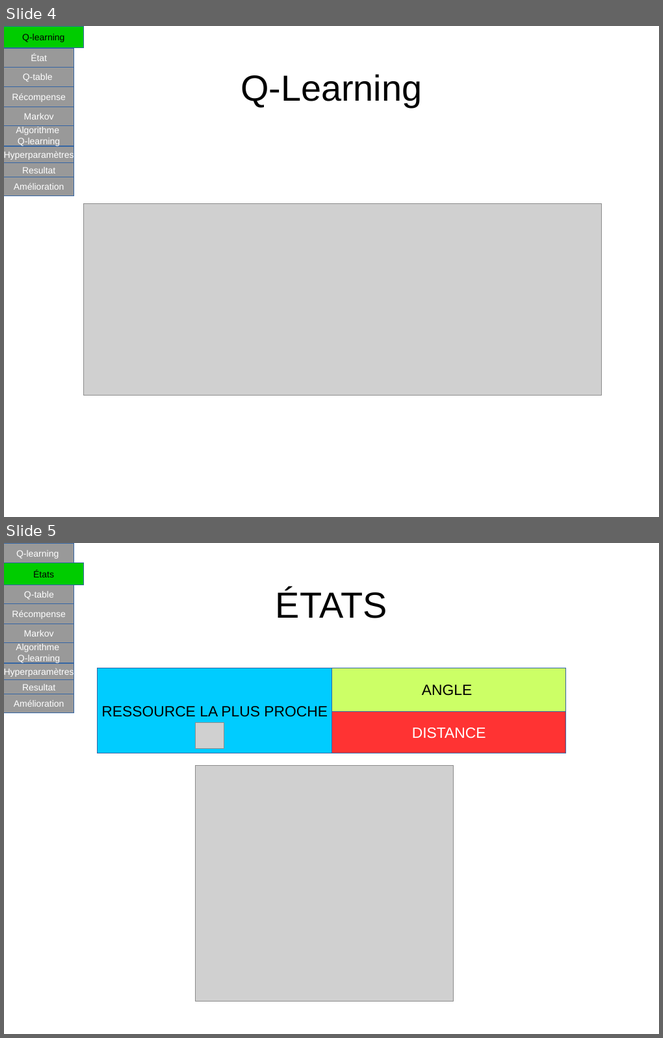
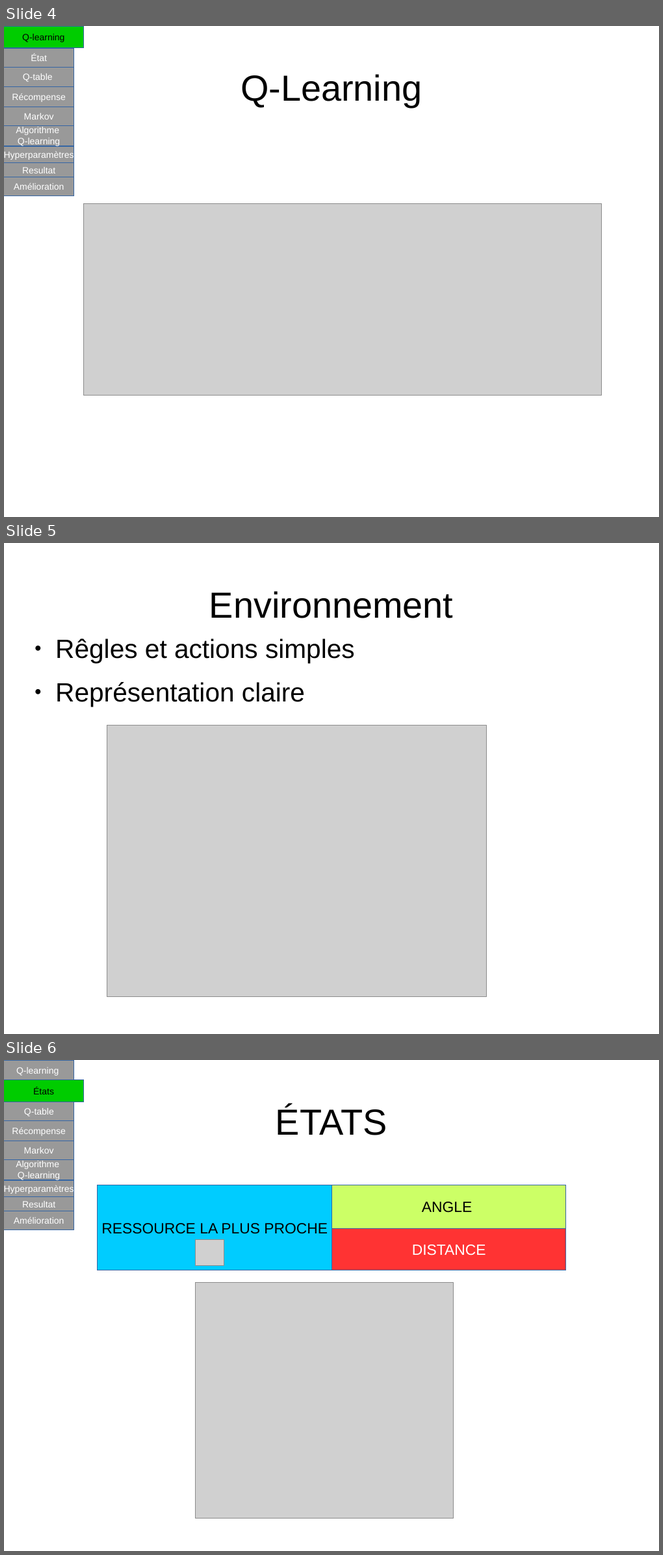
Before and after one commit to pfpimenta/projet_majeure, a slide deck: Presentation.odp. Shown one above the other, each under a label of ours: slides 4 and 5 before the commit, slides 4, 5 and 6 after it. The pictures are 663x1038 and 663x1555 pixels, drawn with LibreOffice and Linux fonts; fonts in the diff are those of the drawing; grey boxes stand for pictures. Boxes give left, top, right and bottom in pixels: in the first picture for what was removed or moved away, otherwise in the second. Text is boxed around its words. In the diff, an @@ line names an element or a change of style, - is before the commit and + after.

```diff
--- a/Presentation.odp
+++ b/Presentation.odp
@@ slide 5 added at [4,543,659,1034], background #FFFFFF @@
@@ title added at [209,591,454,618], 44 pt, text #000000 @@
+Environnement
@@ text added at [55,639,355,706], 32 pt, text #000000 @@
+● Rêgles et actions simples
+● Représentation claire
@@ picture added at [107,726,487,997] @@
@@ what was slide 5 is now slide 6 @@
```
Also in this commit, not shown: 2 slides changed.
